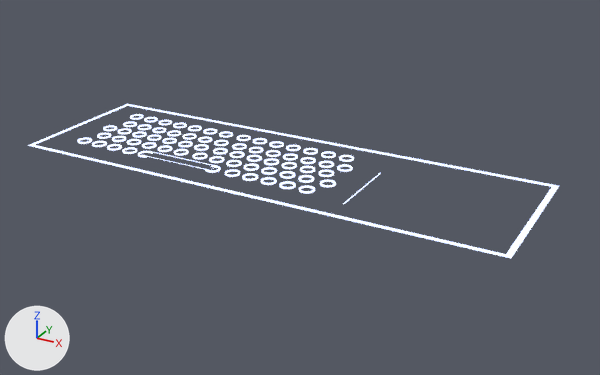
What one commit did to the COLLADA model assets/obj/Monitor/my_keyboard.dae.
Before and after are seen from a 50 mm lens placed at (0.696, -1.184, 0.559), pointed at (0.047, -0.004, -0.031). Arrows for +X, +Y and +Z are at lower left; the lights stay in place. Where no turn or scale is listed for an object, it has been applied to the vertices.
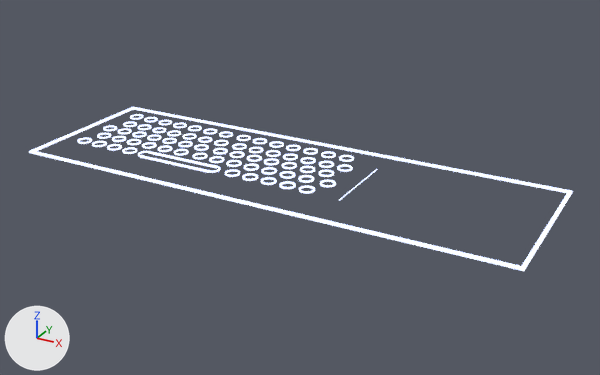
The newer file is also turned or shifted as a whole; pictures and numbers use the older file's frame.

Changed parts and their boxes (x1, y1, x2, y2) in the pictures (600 x 375 px):
```json
{"object": "Cube", "change": "added", "after": [29, 107, 573, 271]}
{"object": "Plane_002", "change": "deleted", "before": [27, 104, 559, 258]}
{"object": "Cube_003", "change": "added", "after": [140, 151, 217, 173]}
{"object": "Plane_003", "change": "moved", "before": [343, 173, 381, 204], "after": [339, 169, 378, 201]}
{"object": "Plane_001", "change": "deleted", "before": [142, 151, 217, 171]}
```

Scene script edits in JSON lines:
```json
{"op": "add", "block": "me_cube_008", "code": ["me_cube_008 = bpy.data.meshes.new('Cube.008')", "me_cube_008.from_pydata(...)  # 16 vertices, 32 faces; spans x -0.461..0.461, y -0.15..0.15, z -0.002..0.002", "me_cube_008.materials.append(mat_screenblue_ambien_lighter)  # blue #137cff"]}
{"op": "add", "block": "me_cube_009", "code": ["me_cube_009 = bpy.data.meshes.new('Cube.009')", "me_cube_009.from_pydata(...)  # 17 vertices, 26 faces; spans x -0.076..0.076, y -0.014..0.014, z -0.002..0.002", "me_cube_009.materials.append(mat_screenblue_ambien_lighter)  # blue #137cff"]}
{"op": "remove", "block": "ob_plane_001", "code": ["ob_plane_001 = bpy.data.objects.new('Plane_001', me_plane_002)", "ob_plane_001.location = (-0.164, -0.071, 0.003)"]}
{"op": "remove", "block": "ob_plane_002", "code": ["ob_plane_002 = bpy.data.objects.new('Plane_002', me_plane_003)", "ob_plane_002.location = (0.0, 0.0, 0.002)"]}
{"op": "set", "path": "ob_plane_003.location", "old": "(0.153, 0.005, -0.01)", "new": "(0.152, -0.008, 0.001)"}
{"op": "add", "block": "ob_cube", "code": ["ob_cube = bpy.data.objects.new('Cube', me_cube_008)", "ob_cube.location = (0.024, -0.015, 0.0)"]}
{"op": "add", "block": "ob_cube_003", "code": ["ob_cube_003 = bpy.data.objects.new('Cube_003', me_cube_009)", "ob_cube_003.location = (-0.165, -0.072, 0.001)"]}
```
